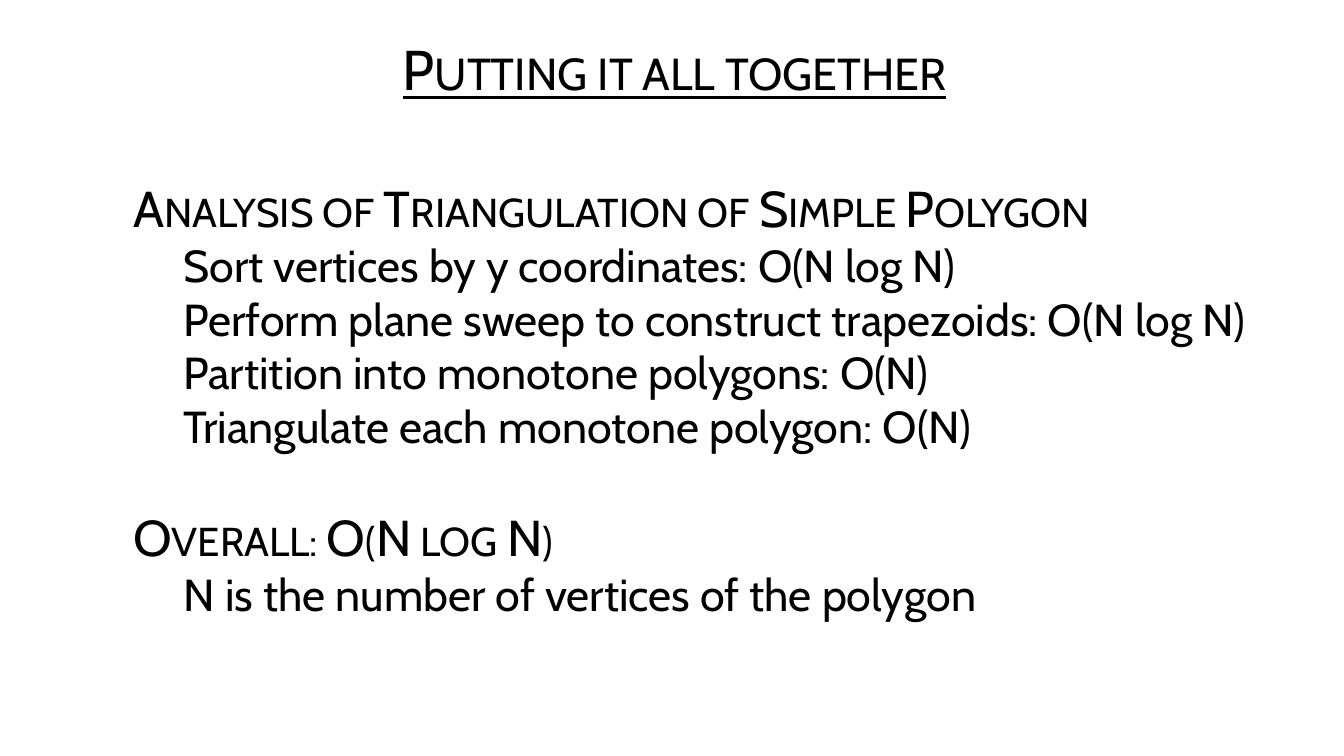
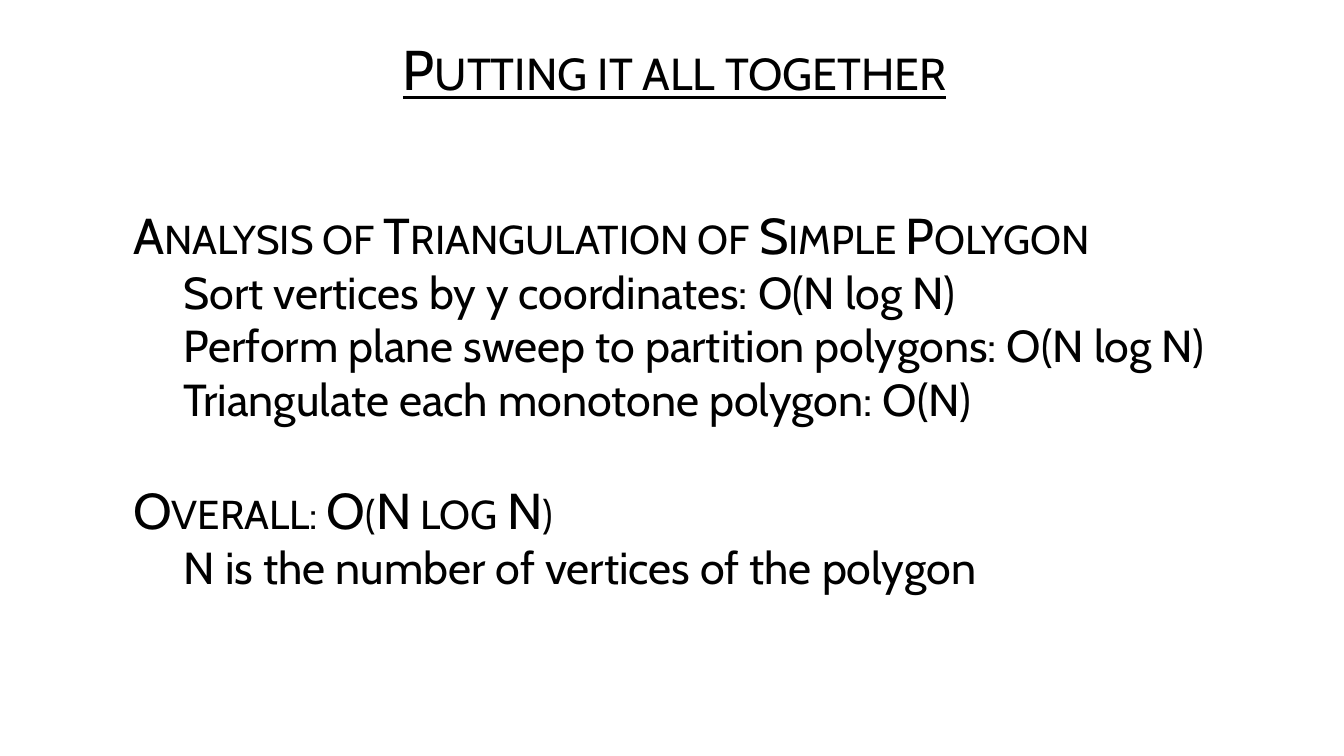
Before and after one commit to USFDataVisualization/Computational-Geometry-Lecture, a slide deck: slide 47 of L07-polygon_partitioning.pptx (slide 46 before the commit). Drawn at 1344x756 pixels with LibreOffice and Linux fonts; fonts in the diff are those of the drawing; background and template pictures are left out. Boxes give left, top, right and bottom in pixels: in the first picture for what was removed or moved away, otherwise in the second. Text is boxed around its words. In the diff, an @@ line names an element or a change of style, - is before the commit and + after.

```diff
--- a/L07-polygon_partitioning.pptx
+++ b/L07-polygon_partitioning.pptx
@@ text at (183, 328, 1205, 373): text changed @@
-  • Perform plane sweep to construct trapezoids: O(N log N)
-  • Partition into monotone polygons: O(N)
+  • Perform plane sweep to partition polygons: O(N log N)
```
Also in this commit, not shown: 4 slides removed, 1 other file.
